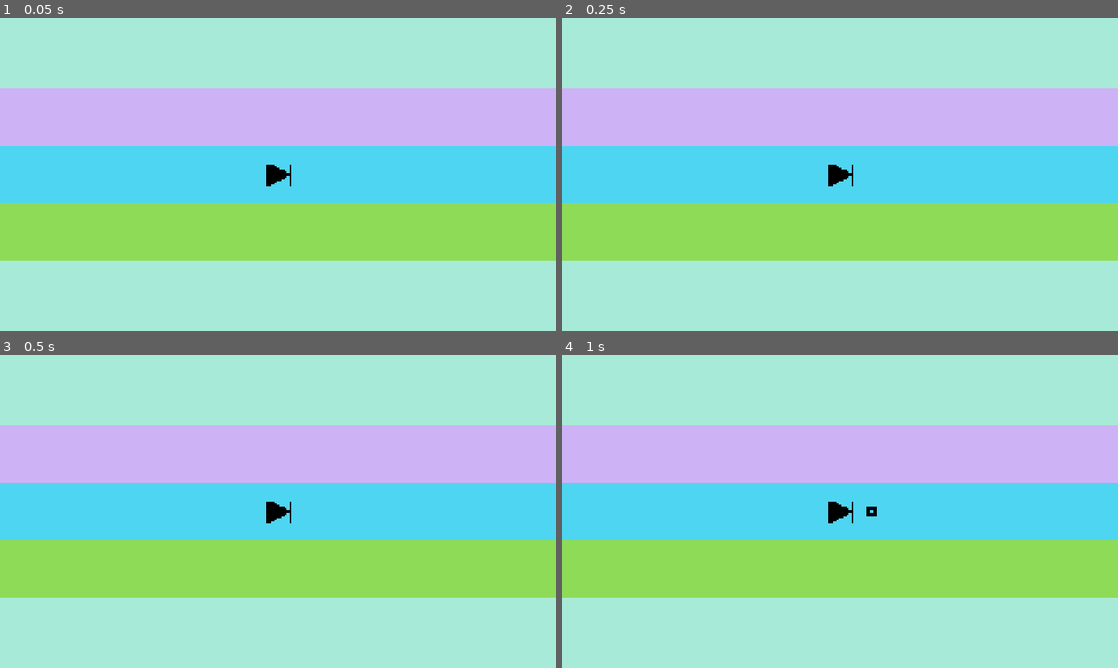
Above: before the commit, frames 1-4 (two rows, left to right).
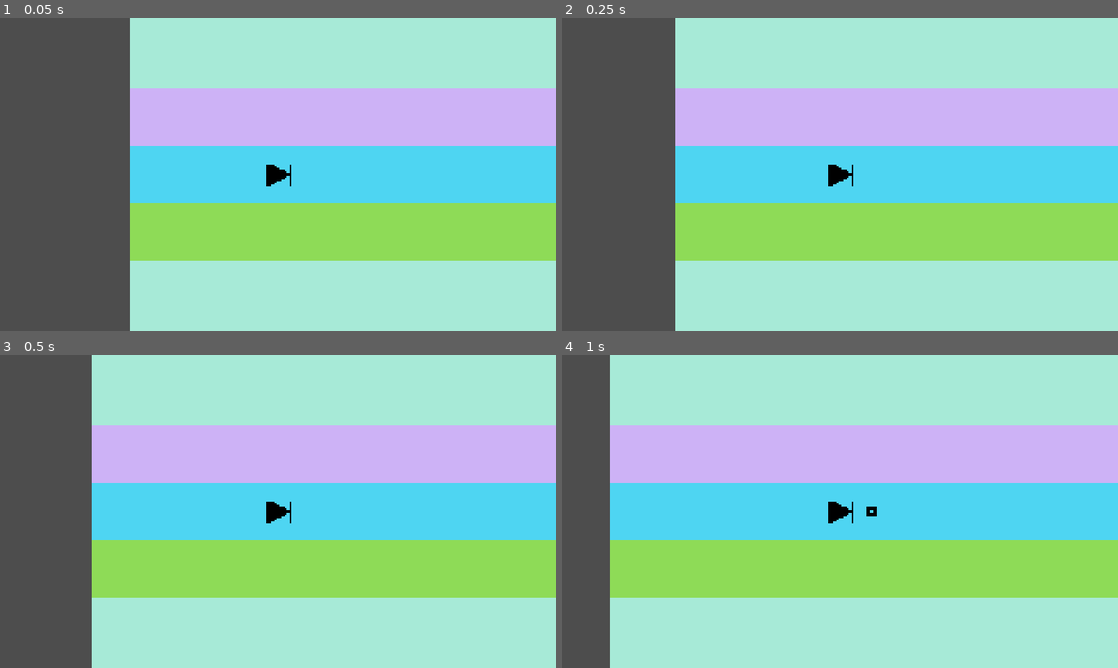
Above: after the commit, the same moments.

Repository: chorwat2137/haven-2026
Game: Godot game, scene res://scenes/main.tscn
Two runs of this game, one before a commit and one after it. Both use one fixed random seed, a clock stepped at 60 frames per second and the inputs below. This scene is started directly instead of the project's main scene.
Inputs:
- Up to frame 1 (0.05 s): no input
- Up to frame 2 (0.25 s): no input
- Up to frame 3 (0.5 s): no input
- Up to frame 4 (1 s): tap Enter (ui_accept) at 0.5, 0.77 s; hold Right (ui_right) from 0.53 s (still down); tap Space (shoot) at 0.6 s

The runs differ from the first frame. In frame 1, 23% of the frame differs, in the area x 0-24%, y 0-100%; in frame 2, 20%; in frame 3, 16%; in frame 4, 8.6%.

Commit message:
Automatic sync

Diff:
--- a/scripts/main.gd
+++ b/scripts/main.gd
@@ -16,6 +16,8 @@
 var last_obs
 # Called when the node enters the scene tree for the first time.
 func _ready() -> void:
+	$Spectrum.position.x = $Player.position.x - screen_size.x /2
+	$Linia.position.x = $Player.position.x - screen_size.x/2
 	screen_size = get_viewport().get_visible_rect().size
 
 	var center_y = screen_size.y / 2.0
@@ -33,8 +35,8 @@
 
 	score += speed
 	$Player.position.x += speed * delta * 60
-	$Spectrum.position.x = $Player.position.x - screen_size.x /2
-	$Linia.position.x = $Player.position.x - screen_size.x/2
+	$Spectrum.position.x = speed * delta * 60
+	$Linia.position.x = speed * delta * 60
 	$Spectrum.position.y = $Player.position.y - screen_size.y /2
 	generate_obs()
 
